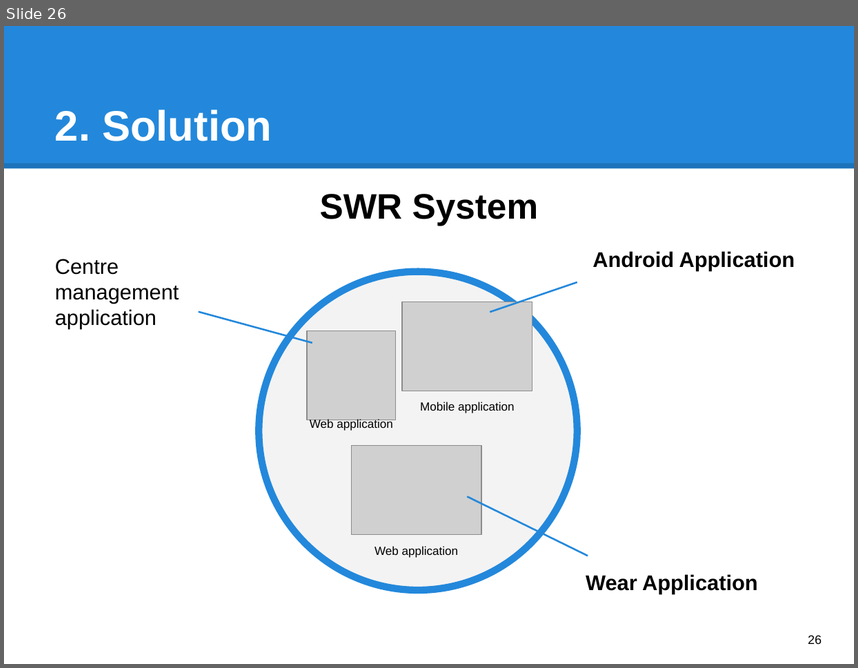
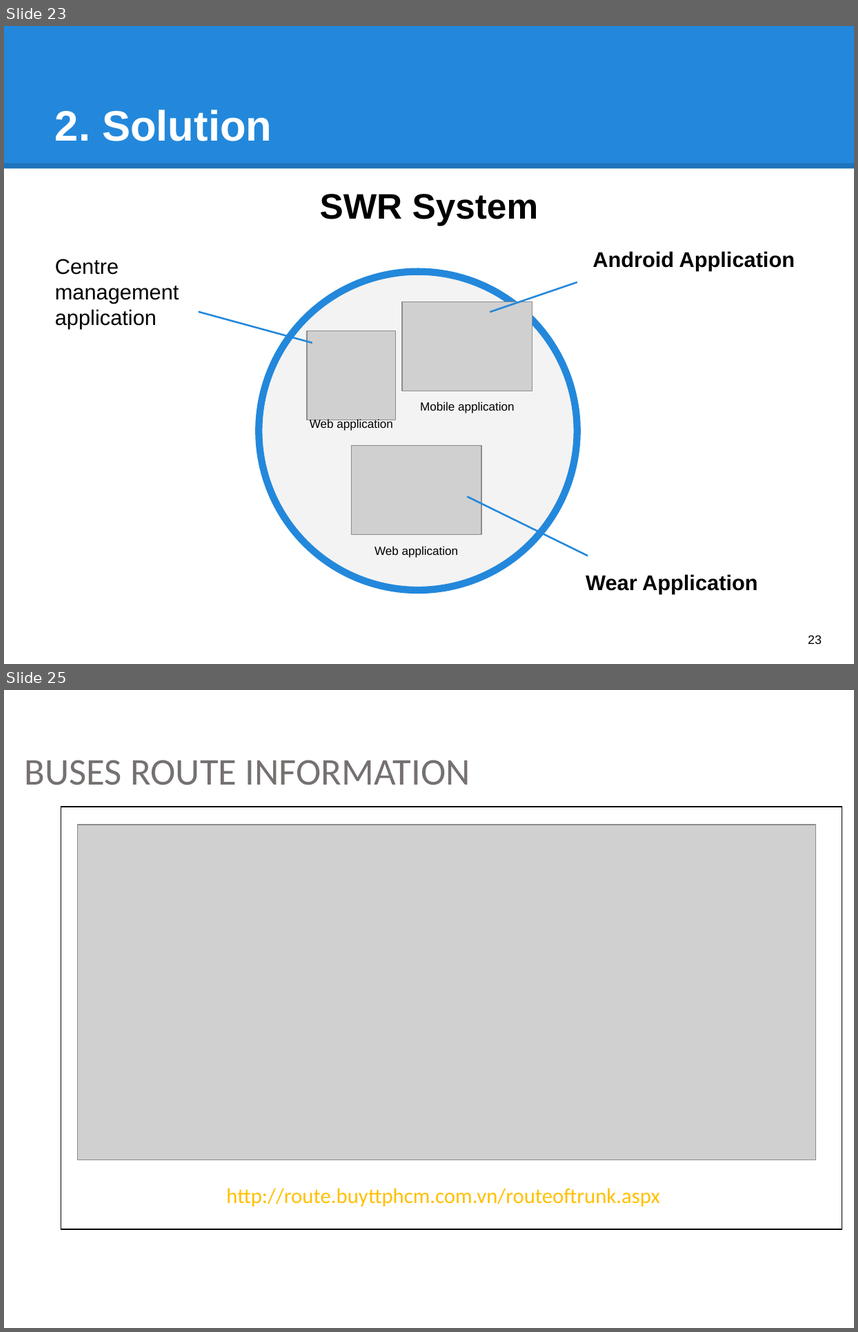
Before and after one commit to hqt/street-router, a slide deck: Document/presentation/full presentation.pptx. Shown one above the other, each under a label of ours: slide 26 before the commit, slides 23 and 25 after it; the slides between them are not shown. The pictures are 858x668 and 858x1332 pixels, drawn with LibreOffice and Linux fonts; fonts in the diff are those of the drawing; grey boxes stand for pictures. Boxes give left, top, right and bottom in pixels: in the first picture for what was removed or moved away, otherwise in the second. Text is boxed around its words. In the diff, an @@ line names an element or a change of style, - is before the commit and + after.

```diff
--- a/Document/presentation/full presentation.pptx
+++ b/Document/presentation/full presentation.pptx
@@ slide 25 added at (4,690,854,1328), background #FFFFFF @@
@@ text added at (25,760,470,785), 32 pt, text #767171 @@
+BUSES ROUTE INFORMATION
@@ rectangle added at (61,807,842,1229), fill #FFFFFF, outline #000000 1 pt @@
@@ picture added at (77,825,816,1160) @@
@@ text added at (226,1187,660,1206), 18 pt, text #FFC000 @@
+http://route.buyttphcm.com.vn/routeoftrunk.aspx
@@ what was slide 26 is now slide 23 @@
@@ page number at (808,635,822,644): text changed @@
-26
+23
```
Also in this commit, not shown: 124 other slides added, 7 slides removed, 4 other files.
